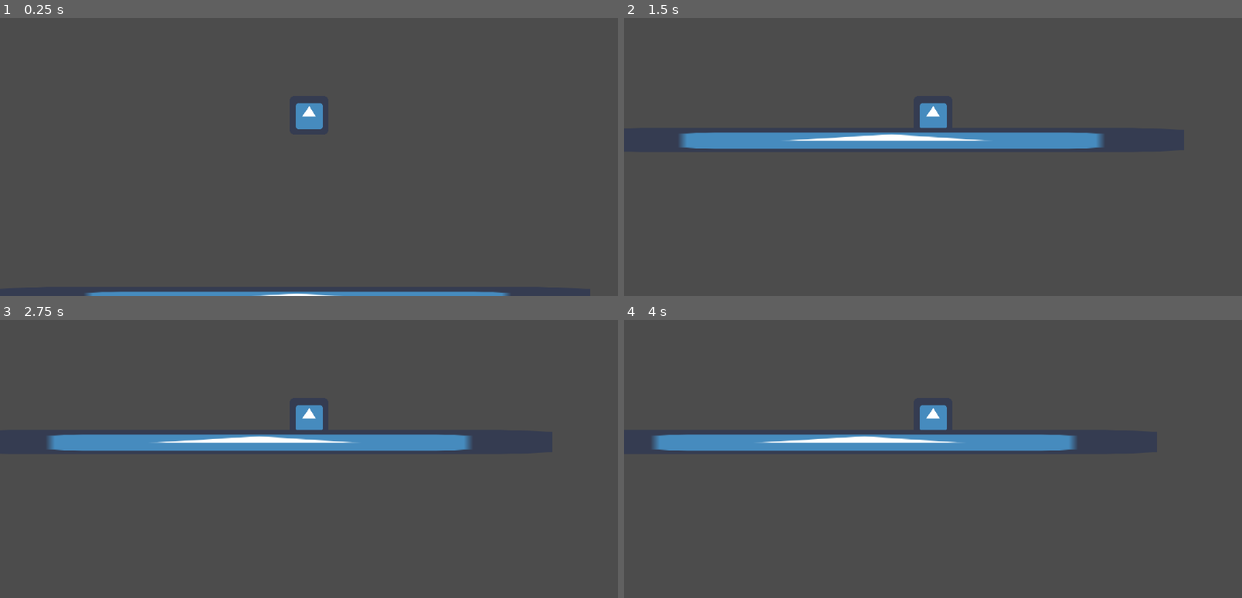
Above: before the commit, frames 1-4 (two rows, left to right).
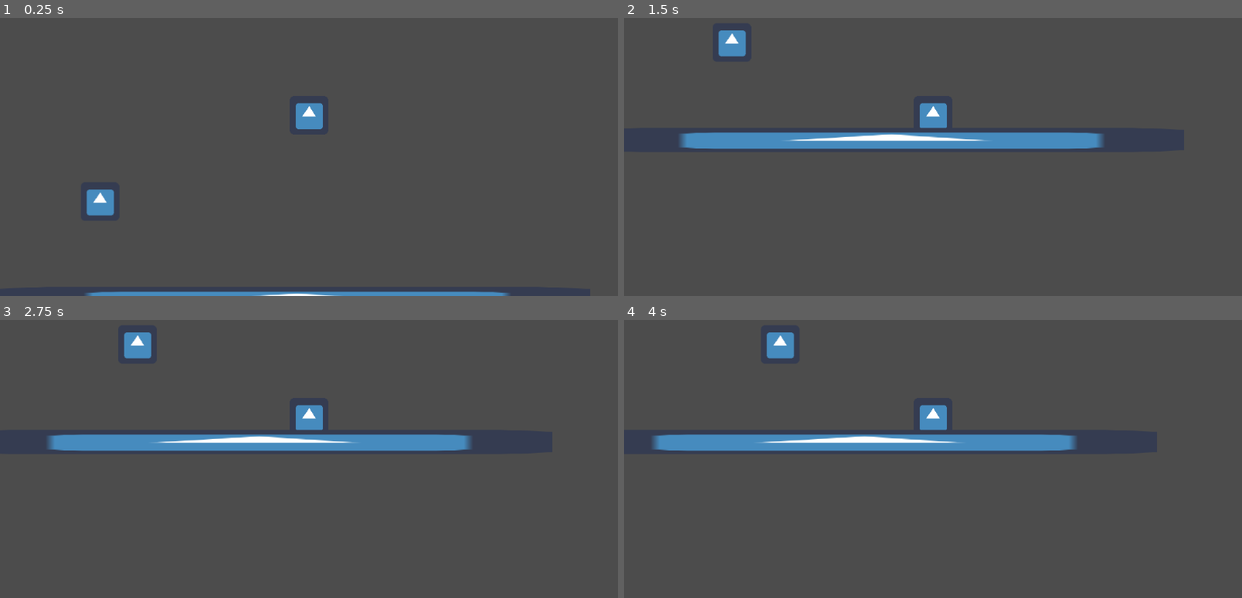
Above: after the commit, the same moments.

Repository: kevinMG01/caida_V_R_K
Game: Godot game, scene res://Nivel_1/Nivel_1.tscn
Two runs of this game, one before a commit and one after it. Both use one fixed random seed, a clock stepped at 60 frames per second and the inputs below. The project has no main scene, so this scene is started directly. The engine's default icon, where the game draws it, is replaced by a stand-in: a white triangle on a blue panel in a dark square.
Inputs:
- Up to frame 1 (0.25 s): no input
- Up to frame 2 (1.5 s): hold Right (ui_right) 0.53-1.28 s; hold Left (ui_left) from 1.28 s (still down)
- Up to frame 3 (2.75 s): release Left (ui_left) at 2.03 s; hold Right (ui_right) from 2.03 s (still down)
- Up to frame 4 (4 s): release Right (ui_right) at 3.53 s; hold Left (ui_left) from 3.53 s (still down)

The runs differ from the first frame. In frame 1, 0.4% of the frame differs, in the area x 14-19%, y 61-72%; in frame 2, 0.4%; in frame 3, 0.4%; in frame 4, 0.4%.

Commit message:
enemigo_deteccion
enemigo detecta al jugador y lo sigue el forma vertical

Diff:
--- a/Enemigo/Enemigo.gd
+++ b/Enemigo/Enemigo.gd
@@ -3,3 +3,40 @@
 
 var cantidad = 50
 var movimiento = Vector2()
+
+var jugador = null
+
+
+
+func _physics_process(delta):
+	movimiento = Vector2()
+
+	deteccion()
+
+	#if jugador != null:
+	#	movimiento = position.direction_to(jugador.position)
+	#else:
+	#	movimiento = Vector2()
+
+	movimiento = movimiento.normalized()* cantidad
+	movimiento = move_and_slide(movimiento)
+
+func deteccion():
+	if jugador != null:
+		if global_position.x > jugador.global_position.x + 6:
+			movimiento.x -= cantidad
+		if global_position.x < jugador.global_position.x - 6:
+			movimiento.x += cantidad
+
+
+func _on_Area2D_body_entered(body):
+	if body.get_name() == "Player":
+		jugador = body
+
+
+	pass # Replace with function body.
+
+
+func _on_Area2D_body_exited(body):
+	jugador = null
+	pass # Replace with function body.
--- a/Enemigo/Enemigo.tscn
+++ b/Enemigo/Enemigo.tscn
@@ -1,12 +1,13 @@
-[gd_scene load_steps=4 format=2]
+[gd_scene load_steps=5 format=2]
 
 [ext_resource path="res://Enemigo/Enemigo.gd" type="Script" id=1]
+[ext_resource path="res://icon.png" type="Texture" id=2]
 
 [sub_resource type="CircleShape2D" id=1]
 radius = 19.4165
 
 [sub_resource type="CircleShape2D" id=2]
-radius = 40.05
+radius = 444.389
 
 [node name="Enemigo" type="KinematicBody2D"]
 script = ExtResource( 1 )
@@ -15,8 +16,13 @@
 shape = SubResource( 1 )
 
 [node name="Sprite" type="Sprite" parent="."]
+texture = ExtResource( 2 )
 
 [node name="Area2D" type="Area2D" parent="."]
+collision_layer = 3
 
 [node name="CollisionShape2D" type="CollisionShape2D" parent="Area2D"]
 shape = SubResource( 2 )
+
+[connection signal="body_entered" from="Area2D" to="." method="_on_Area2D_body_entered"]
+[connection signal="body_exited" from="Area2D" to="." method="_on_Area2D_body_exited"]
--- a/Nivel_1/Nivel_1.tscn
+++ b/Nivel_1/Nivel_1.tscn
@@ -1,12 +1,16 @@
-[gd_scene load_steps=3 format=2]
+[gd_scene load_steps=4 format=2]
 
 [ext_resource path="res://Player/Player.tscn" type="PackedScene" id=1]
 [ext_resource path="res://suelo/suelo.tscn" type="PackedScene" id=2]
+[ext_resource path="res://Enemigo/Enemigo.tscn" type="PackedScene" id=3]
 
 [node name="Nivel_1" type="Node2D"]
 
 [node name="Player" parent="." instance=ExtResource( 1 )]
 position = Vector2( 500, 257 )
 
+[node name="Enemigo" parent="." instance=ExtResource( 3 )]
+position = Vector2( 142, 409 )
+
 [node name="suelo" parent="." instance=ExtResource( 2 )]
 position = Vector2( -12, 557 )
--- a/Player/Player.gd
+++ b/Player/Player.gd
@@ -10,6 +10,7 @@
 	move()
 	movimiento = move_and_slide(movimiento)
 	movimiento.y = movimiento.y + gravedad
+	#movimiento = movimiento.normalized()* cantidad
 	pass
 
 
@@ -17,5 +18,6 @@
 	movimiento.x = 0
 	if Input.is_action_pressed("ui_left"):
 		movimiento.x -= cantidad
+
 	if Input.is_action_pressed("ui_right"):
 		movimiento.x += cantidad
